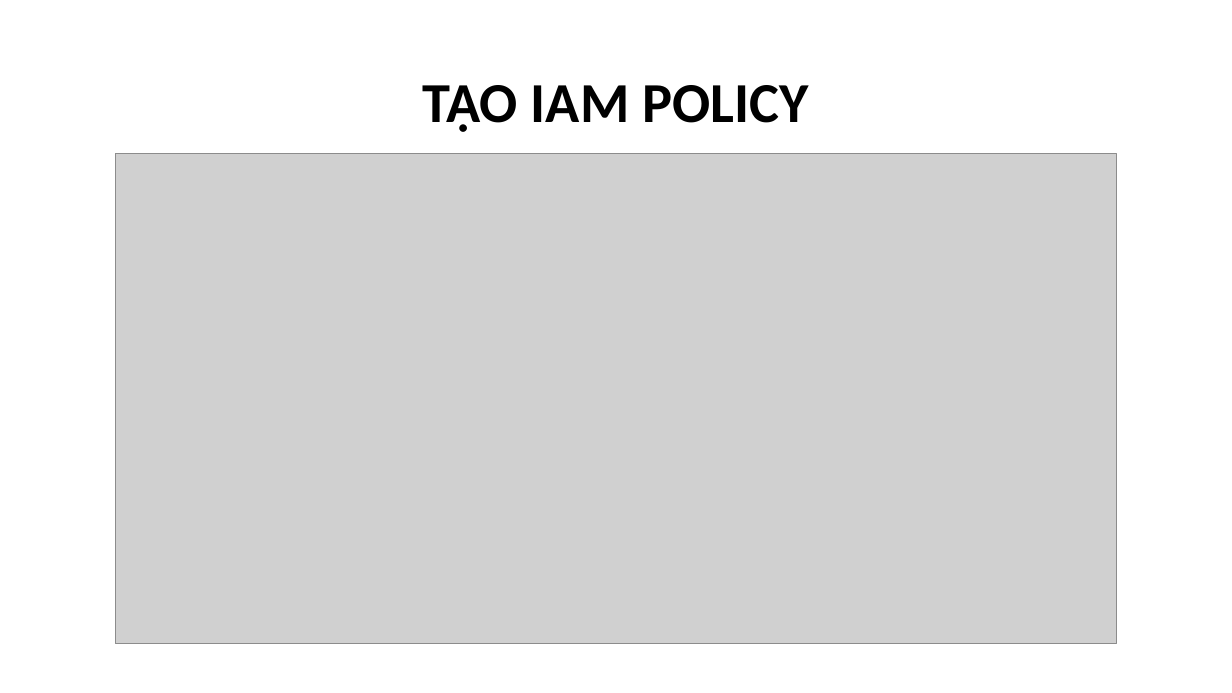
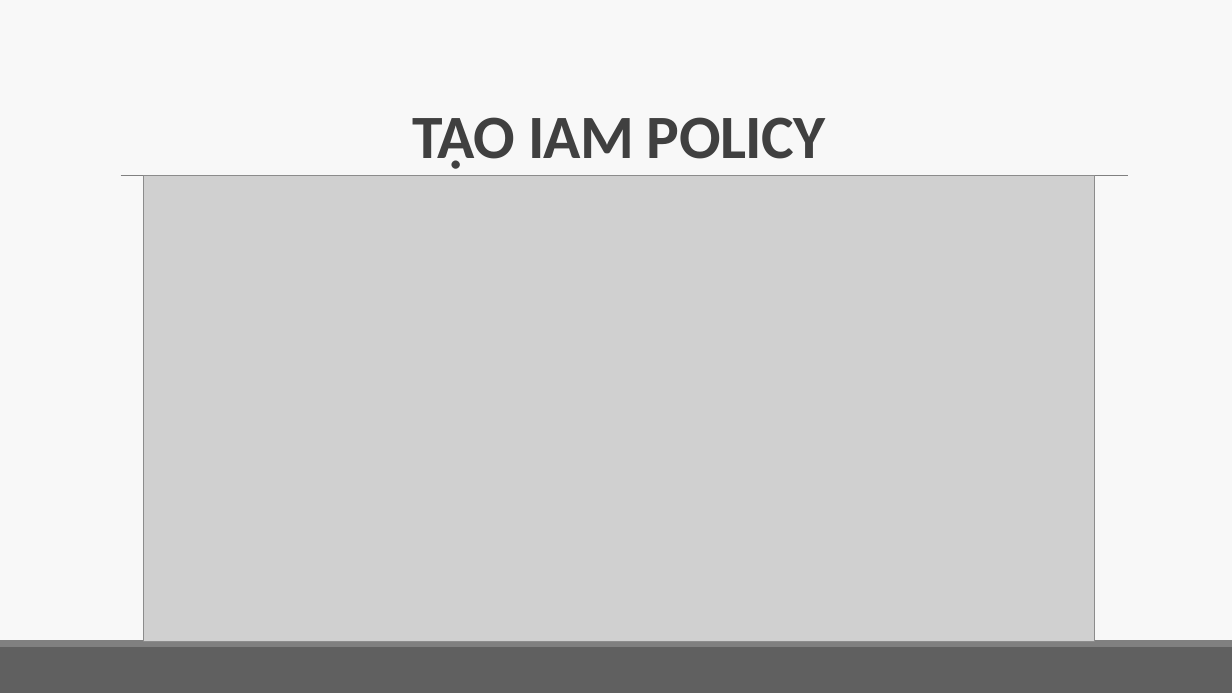
Before and after one commit to qly6/AuthApp, a slide deck: slide 11 of AuthApp.pptx. Drawn at 1232x693 pixels with LibreOffice and Linux fonts; fonts in the diff are those of the drawing; grey boxes stand for pictures. Boxes give left, top, right and bottom in pixels: in the first picture for what was removed or moved away, otherwise in the second. Text is boxed around its words. In the diff, an @@ line names an element or a change of style, - is before the commit and + after.

```diff
--- a/AuthApp.pptx
+++ b/AuthApp.pptx
@@ background #FFFFFF to #F8F8F8 @@
@@ title "TẠO IAM POLICY": place and size @@
-title "TẠO IAM POLICY" at bbox=[423, 85, 808, 132]
+title "TẠO IAM POLICY" at bbox=[413, 117, 825, 169]
@@ title "TẠO IAM POLICY" at bbox=[413, 117, 825, 169]: size 44 to 48 pt, text colour #000000 to #404040, letter spacing 0 to -0.5 pt; line spacing 0.9 to 0.85; vertical alignment middle to bottom @@
@@ line added from (121, 176) to (1128, 176), #808080 0.5 pt @@
@@ picture: place and size @@
-picture at bbox=[116, 154, 1117, 644]
+picture at bbox=[143, 176, 1095, 641]
@@ rectangle added at bbox=[0, 647, 1232, 693], fill #606060 @@
@@ rectangle added at bbox=[0, 640, 1232, 647], fill #808080 @@
```
Also in this commit, not shown: 18 other slides changed, 2 slides added, 2 slides removed.
